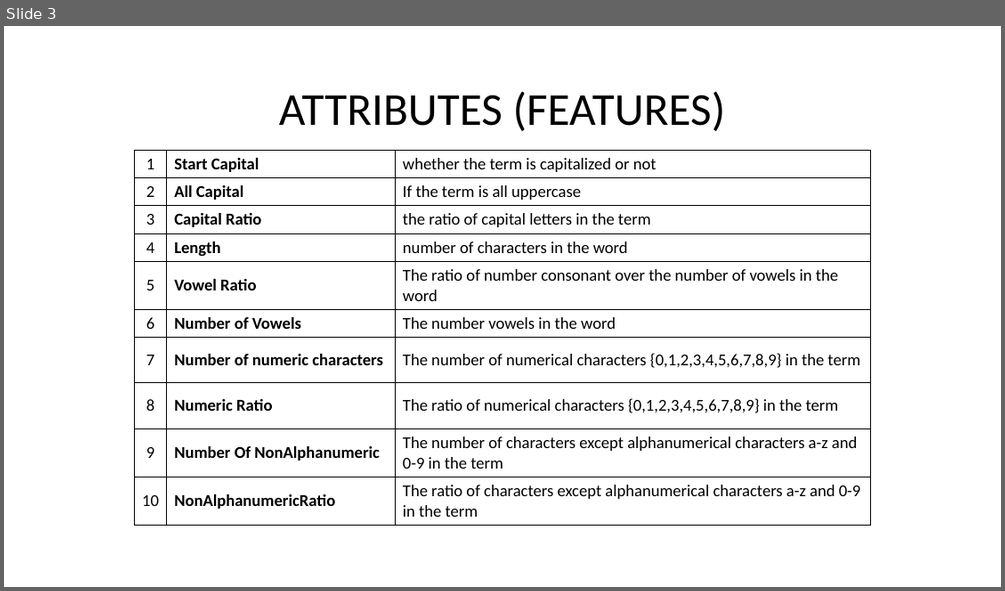
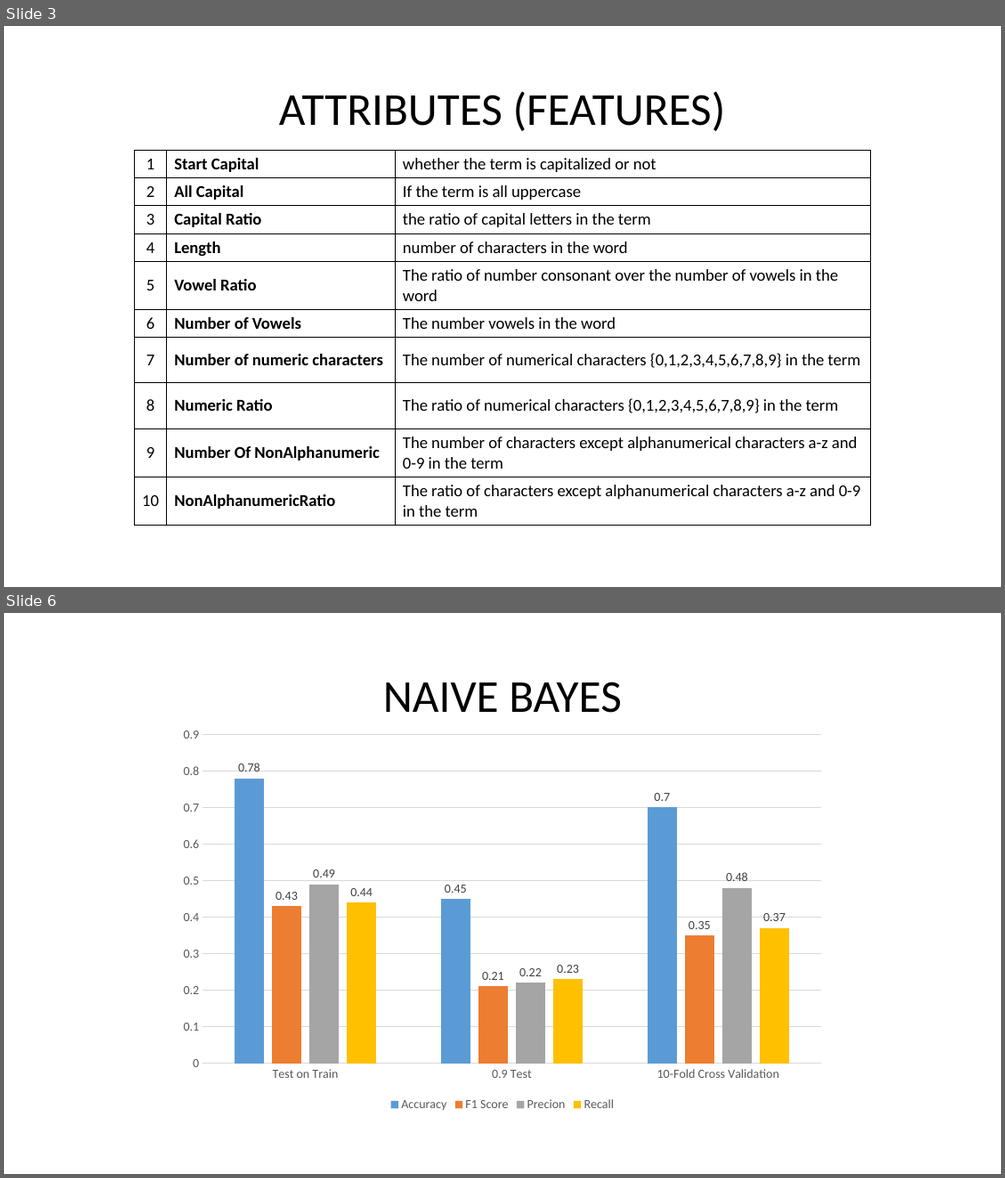
Before and after one commit to altuntasfatih/CSE4095S18_Group7, a slide deck: presentation/presentation_group7.pptx. Shown one above the other, each under a label of ours: slide 3 before the commit, slides 3 and 6 after it; the slides between them are not shown. The pictures are 1005x591 and 1005x1178 pixels, drawn with LibreOffice and Linux fonts; fonts in the diff are those of the drawing. Boxes give left, top, right and bottom in pixels: in the first picture for what was removed or moved away, otherwise in the second. Text is boxed around its words. In the diff, an @@ line names an element or a change of style, - is before the commit and + after.

```diff
--- a/presentation/presentation_group7.pptx
+++ b/presentation/presentation_group7.pptx
@@ slide 6 added at box(4, 613, 1001, 1174), background #FFFFFF @@
@@ title added at box(383, 682, 622, 713), 44 pt, text #000000 @@
+NAIVE BAYES
@@ column chart added at box(170, 719, 834, 1116) @@
+title " "
+categories: Test on Train, 0.9 Test, 10-Fold Cross Validation
+Accuracy: 0.78, 0.45, 0.7
+F1 Score: 0.43, 0.21, 0.35
+Precion: 0.49, 0.22, 0.48
+Recall: 0.44, 0.23, 0.37
```
Also in this commit, not shown: 1 slide changed, 3 other slides added, 2 slides removed, 4 other files.
